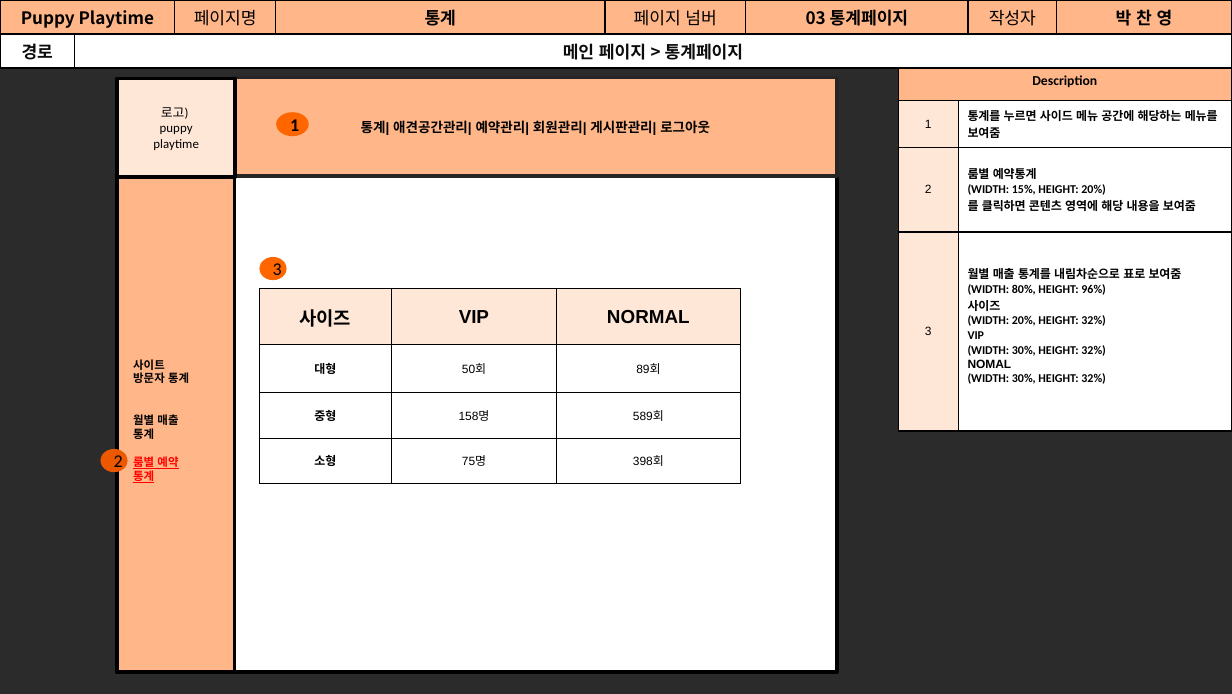
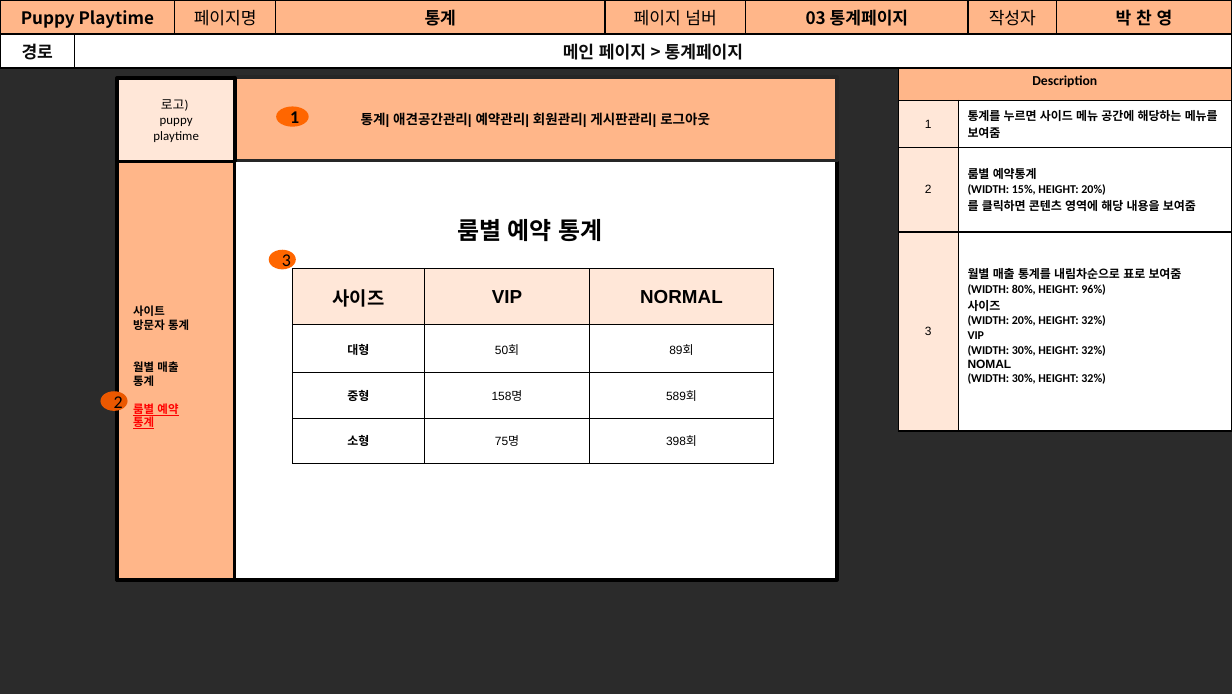
Before and after one commit to Jogging-Kim-Chaebak/PuppyPlaytime, a slide deck: slide 10 of 프로젝트 산출물/9. 스토리보드/Puppy Playtime 관리자 스토리보드.pptx. Drawn at 1232x694 pixels with LibreOffice and Linux fonts; fonts in the diff are those of the drawing; background and template pictures are left out; a plain dark background stands for a picture behind light text. Boxes give left, top, right and bottom in pixels: in the first picture for what was removed or moved away, otherwise in the second. Text is boxed around its words. In the diff, an @@ line names an element or a change of style, - is before the commit and + after.

```diff
--- a/프로젝트 산출물/9. 스토리보드/Puppy Playtime 관리자 스토리보드.pptx
+++ b/프로젝트 산출물/9. 스토리보드/Puppy Playtime 관리자 스토리보드.pptx
@@ rectangle "로고)": place and size @@
-rectangle "로고)" at [117,79,235,177]
+rectangle "로고)" at [117,78,235,161]
@@ rectangle "통계| 애견공간관리| 예약관리| 회원관리| 게시판관리| ...": place and size @@
-rectangle "통계| 애견공간관리| 예약관리| 회원관리| 게시판관리| ..." at [234,78,837,176]
+rectangle "통계| 애견공간관리| 예약관리| 회원관리| 게시판관리| ..." at [234,78,837,161]
@@ ellipse "1": place and size @@
-ellipse "1" at [276,112,308,136]
+ellipse "1" at [276,106,308,126]
@@ rectangle: place and size @@
-rectangle at [117,148,838,671]
+rectangle at [117,137,838,580]
@@ rectangle "사이트": place and size @@
-rectangle "사이트" at [117,168,234,671]
+rectangle "사이트" at [117,154,234,580]
@@ text added at [457,219,603,241], 14 pt, text #000000, bold @@
+룸별 예약 통계
@@ ellipse "3": place and size @@
-ellipse "3" at [260,256,287,280]
+ellipse "3" at [269,250,296,270]
@@ table: place and size @@
-table at [260,288,740,483]
+table at [292,269,772,463]
@@ ellipse "2": place and size @@
-ellipse "2" at [101,448,128,472]
+ellipse "2" at [101,391,128,410]
```
Also in this commit, not shown: 23 other slides changed, 1 slide removed, 3 other files.
